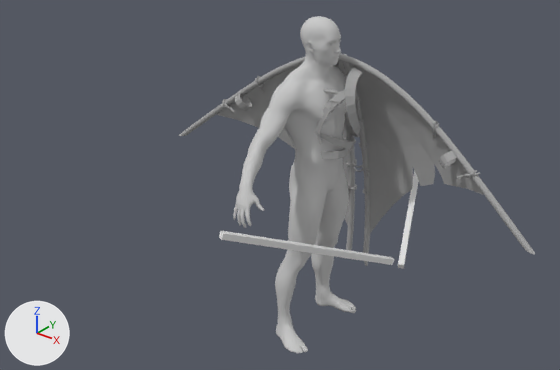
A saved change to the FBX model Character/Animation/ZWM/InAir/Anim_InAir_Fly_F.FBX.
Rendered twice from a 50 mm camera at (2.16, -3.04, 2.71) aimed at (-0.23, -0.05, 0.86). The lights are fixed; the arrows at lower left show +X, +Y and +Z. Where no turn or scale is listed for an object, it has been applied to the vertices.

The first picture shows 'Box001', 'Box002', 'HuaXiangYi_Base', 'HuaXiangYi_Body', 'Male_Body', 'Male_Foot', 'Male_Hand', 'Male_Head', 'Male_Leg'.
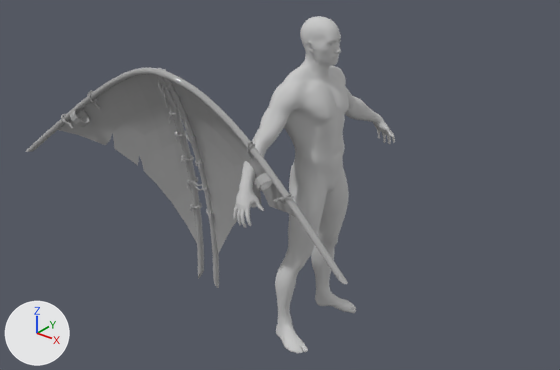
Changed parts and their boxes [x1, y1, x2, y2] in the pictures (560 x 370 px):
'HuaXiangYi_Base', deleted: before [178, 53, 535, 266]
'HuaXiangYi_YeZi', added: after [58, 74, 296, 254]
'polySurface14', added: after [26, 67, 348, 284]
'polySurface8', added: after [157, 68, 219, 288]
'HuaXiangYi_Body', deleted: before [293, 64, 363, 160]
'Box001', deleted: before [219, 231, 394, 265]
'Box002', deleted: before [398, 170, 419, 269]
'polySurface7', added: after [254, 173, 273, 191]
'polySurface3', added: after [70, 108, 90, 127]
'polySurface13', added: after [247, 141, 294, 203]
'polySurface10', added: after [61, 90, 100, 129]

Edits to the bpy script that builds the scene:
```text
Add me_mesh_009_1:
    me_mesh_009_1.from_pydata(...)  # 304 vertices, 600 faces; spans x -0.144..0.144, y -0.043..0.043, z -0.127..0.127
    me_mesh_009_1.materials.append(mat_huaxiangyi1)  # grey #aaaaaa
Add me_mesh_013:
    me_mesh_013.from_pydata(...)  # 3034 vertices, 5988 faces; spans x -0.107..0.107, y 0.128..0.425, z 0.247..1.587
    me_mesh_013.materials.append(mat_huaxiangyi1)  # grey #aaaaaa
Add me_mesh_007_1:
    me_mesh_007_1.from_pydata(...)  # 111 vertices, 98 faces; spans x -0.89..0.89, y 0.12..0.41, z 0.44..1.58
    me_mesh_007_1.materials.append(mat_huaxiangyi1)  # grey #aaaaaa
Add me_mesh_010_1:
    me_mesh_010_1.from_pydata(...)  # 466 vertices, 928 faces; spans x -1.15..1.15, y 0.07..0.18, z 0.87..1.59
    me_mesh_010_1.materials.append(mat_huaxiangyi1)  # grey #aaaaaa
Add me_mesh_011:
    me_mesh_011.from_pydata(...)  # 48 vertices, 96 faces; spans x -0.7046..-0.6065, y 0.0793..0.1681, z 1.1392..1.2437
    me_mesh_011.materials.append(mat_huaxiangyi1)  # grey #aaaaaa
Add me_mesh_012:
    me_mesh_012.from_pydata(...)  # 48 vertices, 96 faces; spans x 0.6065..0.7046, y 0.0793..0.1681, z 1.1392..1.2437
    me_mesh_012.materials.append(mat_huaxiangyi1)  # grey #aaaaaa
Add me_mesh_008_1:
    me_mesh_008_1.from_pydata(...)  # 304 vertices, 600 faces; spans x -0.144..0.144, y -0.043..0.043, z -0.127..0.127
    me_mesh_008_1.materials.append(mat_huaxiangyi1)  # grey #aaaaaa
Remove ob_box001:
    ob_box001 = bpy.data.objects.new('Box001', me_mesh_007)
    ob_box001.location = (0.169, -0.788, 0.994)
Remove ob_box002:
    ob_box002 = bpy.data.objects.new('Box002', me_mesh_008)
    ob_box002.location = (0.216, 0.703, 0.987)
Remove ob_huaxiangyi_base:
    ob_huaxiangyi_base = bpy.data.objects.new('HuaXiangYi_Base', me_mesh_010)
    ob_huaxiangyi_base.location = (0.0, 0.0, 0.0)
Remove ob_huaxiangyi_body:
    ob_huaxiangyi_body = bpy.data.objects.new('HuaXiangYi_Body', me_mesh_009)
    ob_huaxiangyi_body.location = (0.0, 0.0, 0.0)
Add ob_polysurface13:
    ob_polysurface13 = bpy.data.objects.new('polySurface13', me_mesh_009_1)
    ob_polysurface13.location = (0.145, -0.59, 1.236)
Add ob_polysurface8:
    ob_polysurface8 = bpy.data.objects.new('polySurface8', me_mesh_013)
    ob_polysurface8.location = (-0.531, -0.733, 0.0)
Add ob_huaxiangyi_yezi:
    ob_huaxiangyi_yezi = bpy.data.objects.new('HuaXiangYi_YeZi', me_mesh_007_1)
    ob_huaxiangyi_yezi.location = (-0.531, -0.733, 0.0)
Add ob_polysurface14:
    ob_polysurface14 = bpy.data.objects.new('polySurface14', me_mesh_010_1)
    ob_polysurface14.location = (-0.531, -0.733, 0.0)
Add ob_polysurface3:
    ob_polysurface3 = bpy.data.objects.new('polySurface3', me_mesh_011)
    ob_polysurface3.location = (-0.531, -0.733, 0.0)
Add ob_polysurface7:
    ob_polysurface7 = bpy.data.objects.new('polySurface7', me_mesh_012)
    ob_polysurface7.location = (-0.531, -0.733, 0.0)
Add ob_polysurface10:
    ob_polysurface10 = bpy.data.objects.new('polySurface10', me_mesh_008_1)
    ob_polysurface10.location = (-1.207, -0.59, 1.236)
```
